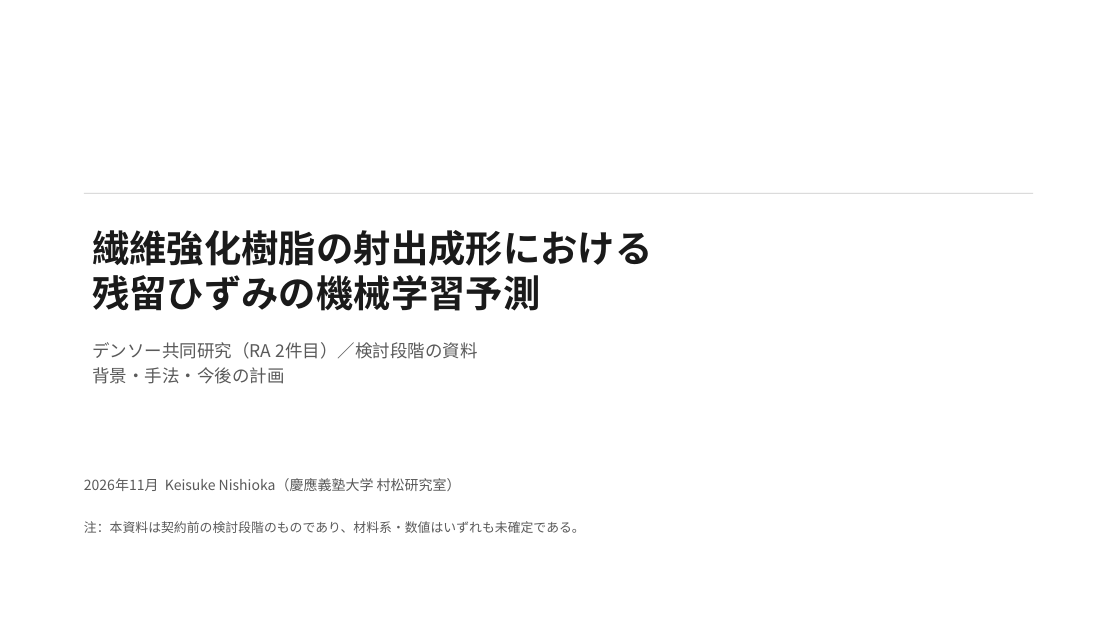
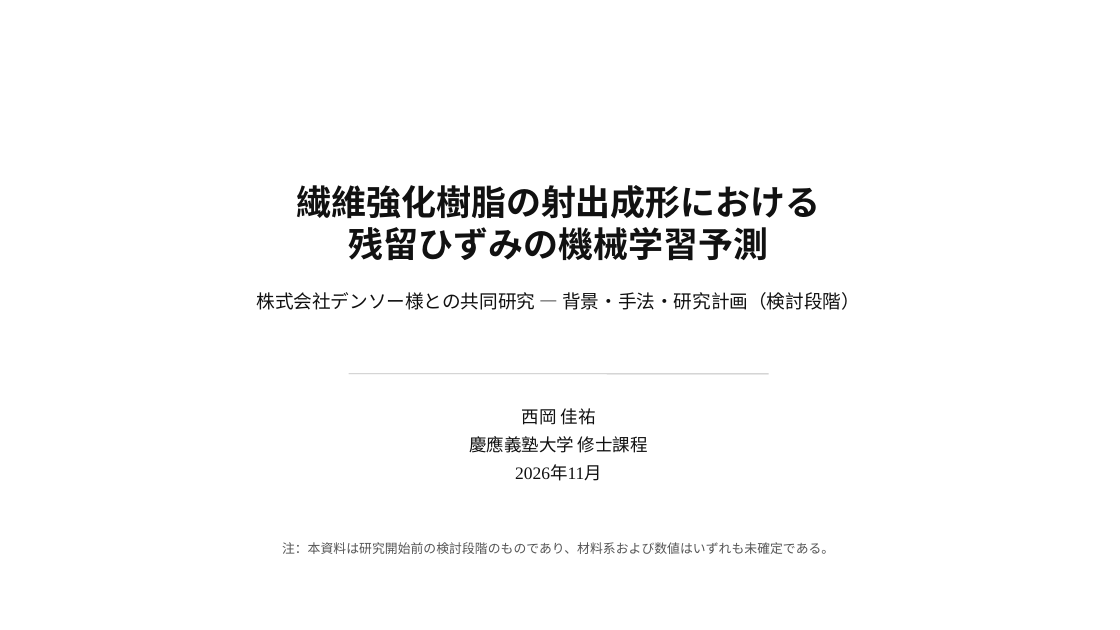
Before and after one commit to keisuke58/wccm2026-cfrp-gnn, a slide deck: slide 1 of slides/denso_residual_strain_draft.pptx. Drawn at 1120x630 pixels with LibreOffice and Linux fonts; fonts in the diff are those of the drawing. Boxes give left, top, right and bottom in pixels: in the first picture for what was removed or moved away, otherwise in the second. Text is boxed around its words. In the diff, an @@ line names an element or a change of style, - is before the commit and + after.

```diff
--- a/slides/denso_residual_strain_draft.pptx
+++ b/slides/denso_residual_strain_draft.pptx
@@ title "繊維強化樹脂の射出成形における" moved from (x1=92, y1=230, x2=652, y2=311) to (x1=296, y1=185, x2=821, y2=261) @@
@@ title "繊維強化樹脂の射出成形における" at (x1=296, y1=185, x2=821, y2=261): size 32 to 30 pt, font Noto Sans CJK JP to Times New Roman, text colour #1A1A1A to #111111; alignment left to centre @@
@@ text at (x1=257, y1=292, x2=860, y2=310): text changed; size 15 to 16 pt; font Noto Sans CJK JP to Times New Roman; text colour #5A5A5A to #111111 @@
-デンソー共同研究（RA 2件目）／検討段階の資料
-背景・手法・今後の計画
+株式会社デンソー様との共同研究 — 背景・手法・研究計画（検討段階）
@@ line moved from (84, 193) - (1033, 193) to (349, 374) - (769, 374) @@
@@ line (349, 374) - (769, 374): stroke #C9C9C9 0.75 pt to #BFBFBF 0.75 pt @@
@@ text at (x1=469, y1=408, x2=648, y2=481): text changed; size 12 to 15 pt; font Noto Sans CJK JP to Times New Roman; text colour #5A5A5A to #111111 @@
-2026年11月 Keisuke Nishioka（慶應義塾大学 村松研究室）
+西岡 佳祐
+慶應義塾大学 修士課程
+2026年11月
@@ text at (x1=282, y1=542, x2=834, y2=554): text changed; font Noto Sans CJK JP to Times New Roman; text colour #5A5A5A to #555555 @@
-注：本資料は契約前の検討段階のものであり、材料系・数値はいずれも未確定である。
+注：本資料は研究開始前の検討段階のものであり、材料系および数値はいずれも未確定である。
```
Also in this commit, not shown: 7 other slides changed, 6 other files.
